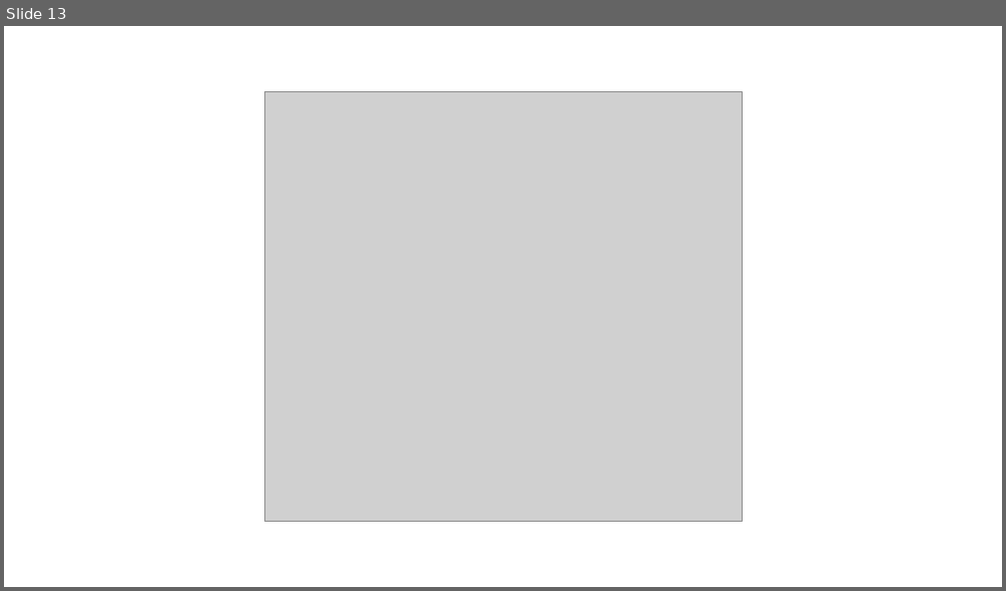
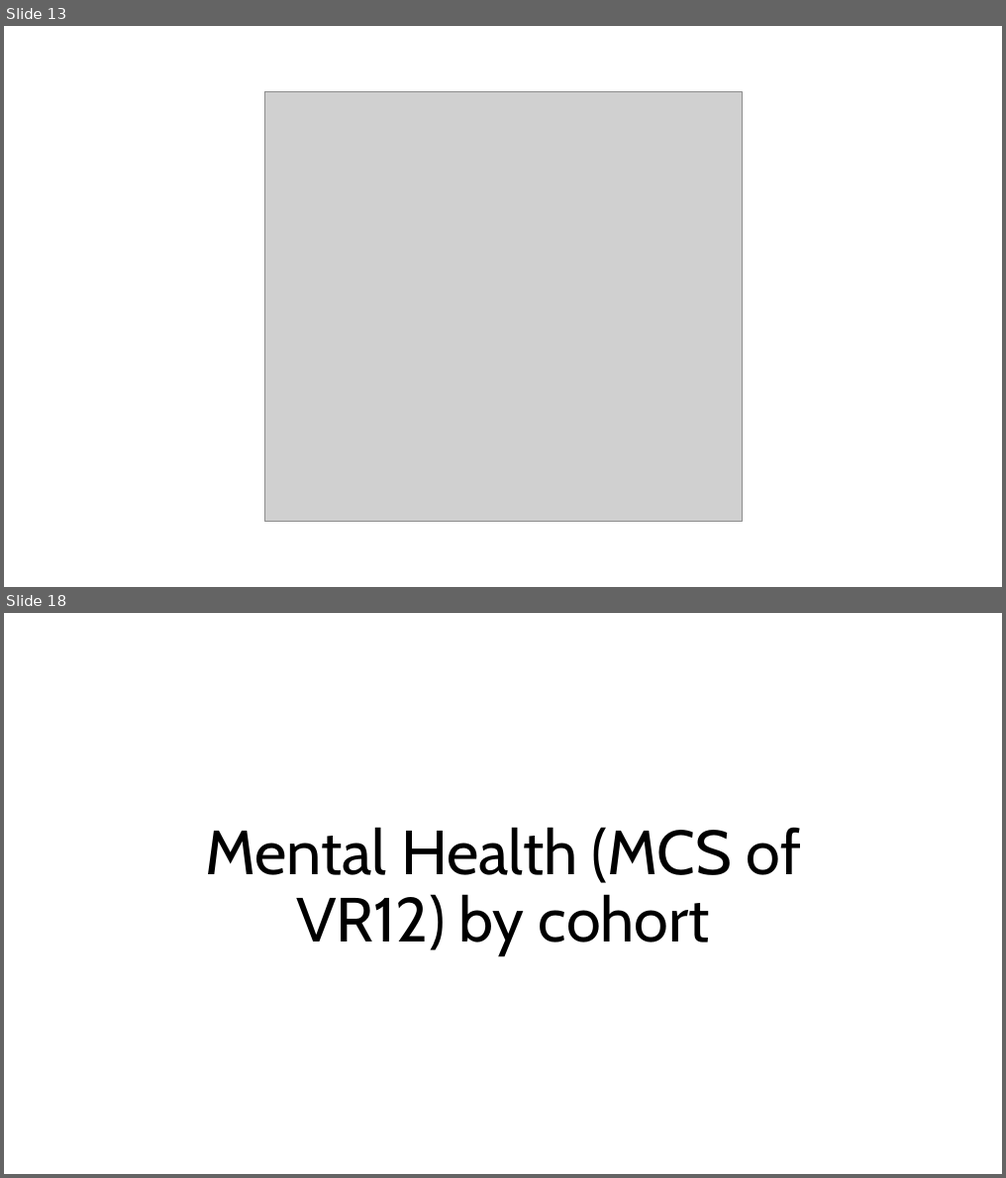
Before and after one commit to vstevensf/medicare_hos, a slide deck: summary stats figures.pptx. Shown one above the other, each under a label of ours: slide 13 before the commit, slides 13 and 18 after it; the slides between them are not shown. The pictures are 1006x591 and 1006x1178 pixels, drawn with LibreOffice and Linux fonts; fonts in the diff are those of the drawing; grey boxes stand for pictures. Boxes give left, top, right and bottom in pixels: in the first picture for what was removed or moved away, otherwise in the second. Text is boxed around its words. In the diff, an @@ line names an element or a change of style, - is before the commit and + after.

```diff
--- a/summary stats figures.pptx
+++ b/summary stats figures.pptx
@@ slide 18 added at <box>4,613,1002,1174</box>, background #FFFFFF @@
@@ title added at <box>205,827,801,957</box>, 60 pt, text #000000 @@
+Mental Health (MCS of VR12) by cohort
```
Also in this commit, not shown: 5 other slides added, 2 other files.
